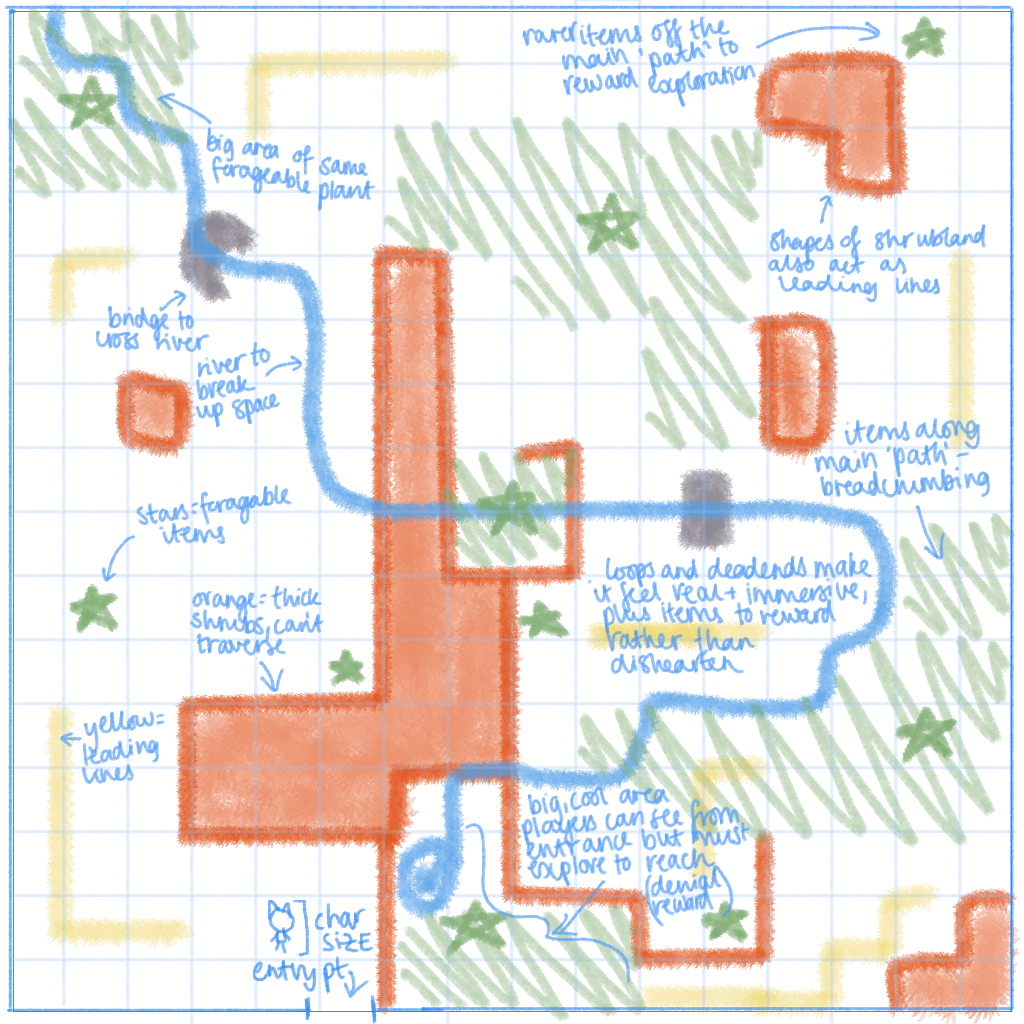
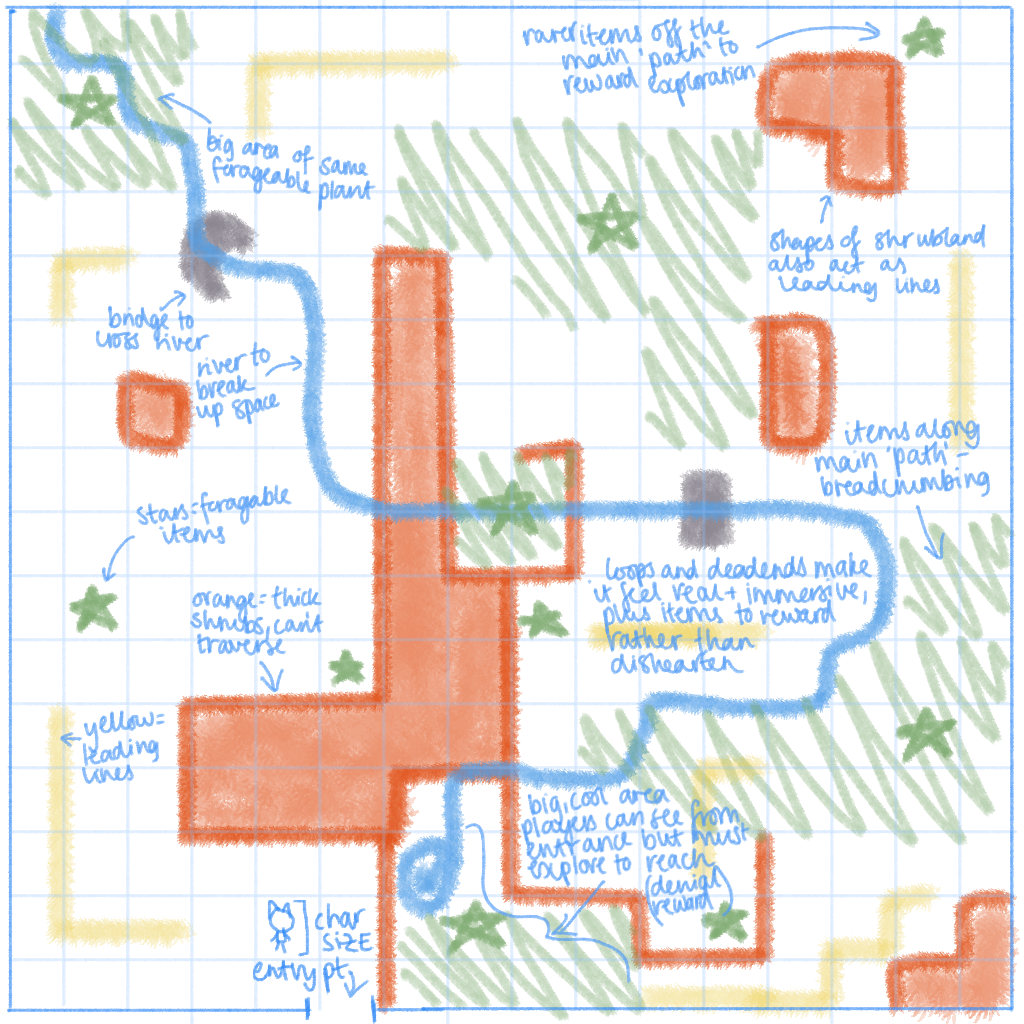
Before/after of a (1024, 1024) layered artwork. What changed in the layer stack:
hid "Rectangle 1" over (13, 11, 1012, 1012)
